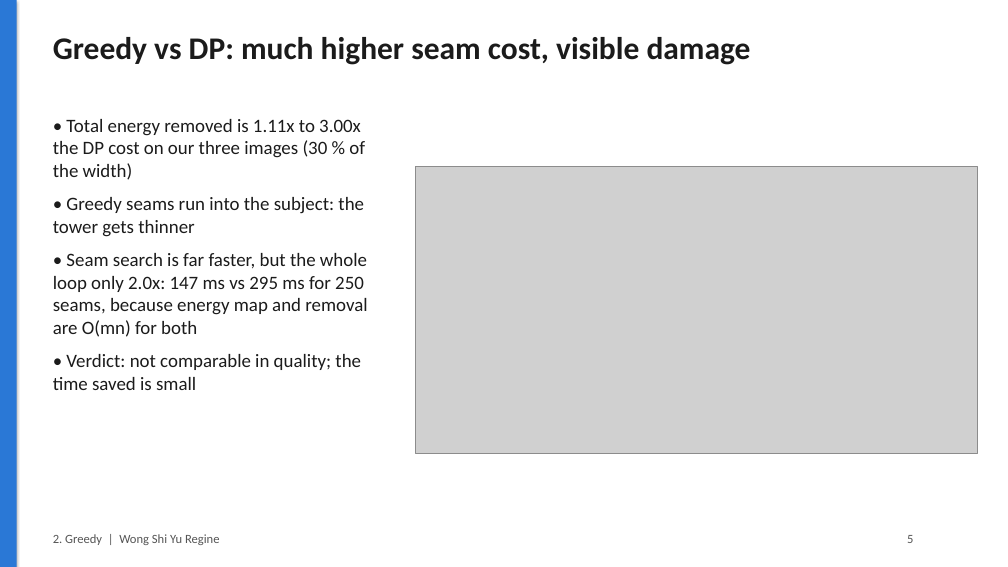
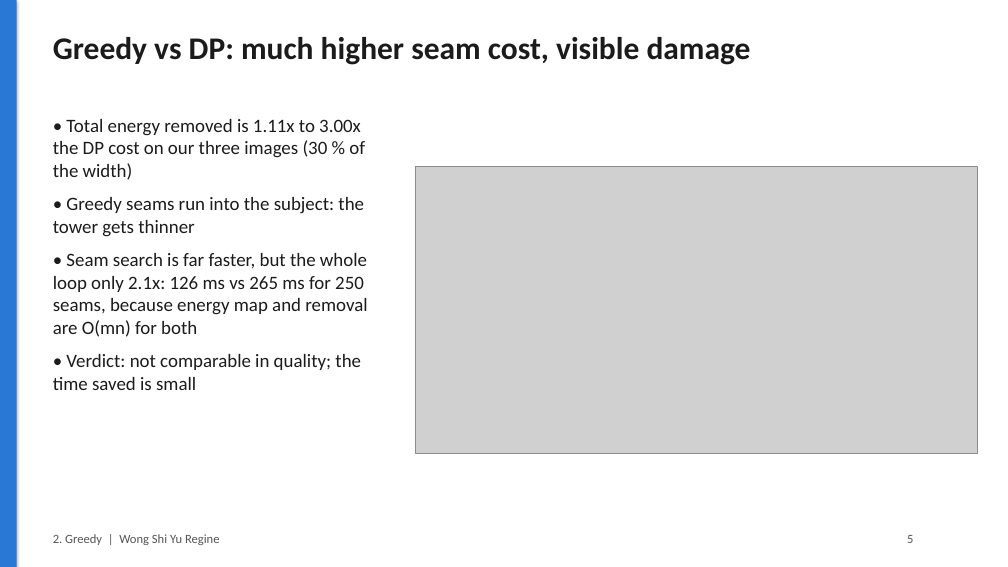
Before and after one commit to Raziqqx/seam-carving, a slide deck: slide 5 of slides/Team5_Seam_Carving.pptx. Drawn at 1008x567 pixels with LibreOffice and Linux fonts; fonts in the diff are those of the drawing; grey boxes stand for pictures. Boxes give left, top, right and bottom in pixels: in the first picture for what was removed or moved away, otherwise in the second. Text is boxed around its words. In the diff, an @@ line names an element or a change of style, - is before the commit and + after.

```diff
--- a/slides/Team5_Seam_Carving.pptx
+++ b/slides/Team5_Seam_Carving.pptx
@@ text at (53,253,367,337): text changed @@
-• Seam search is far faster, but the whole loop only 2.0x: 147 ms vs 295 ms for 250 seams, because energy map and removal are O(mn) for both
+• Seam search is far faster, but the whole loop only 2.1x: 126 ms vs 265 ms for 250 seams, because energy map and removal are O(mn) for both
```
Also in this commit, not shown: 4 other slides changed, 21 other files.
